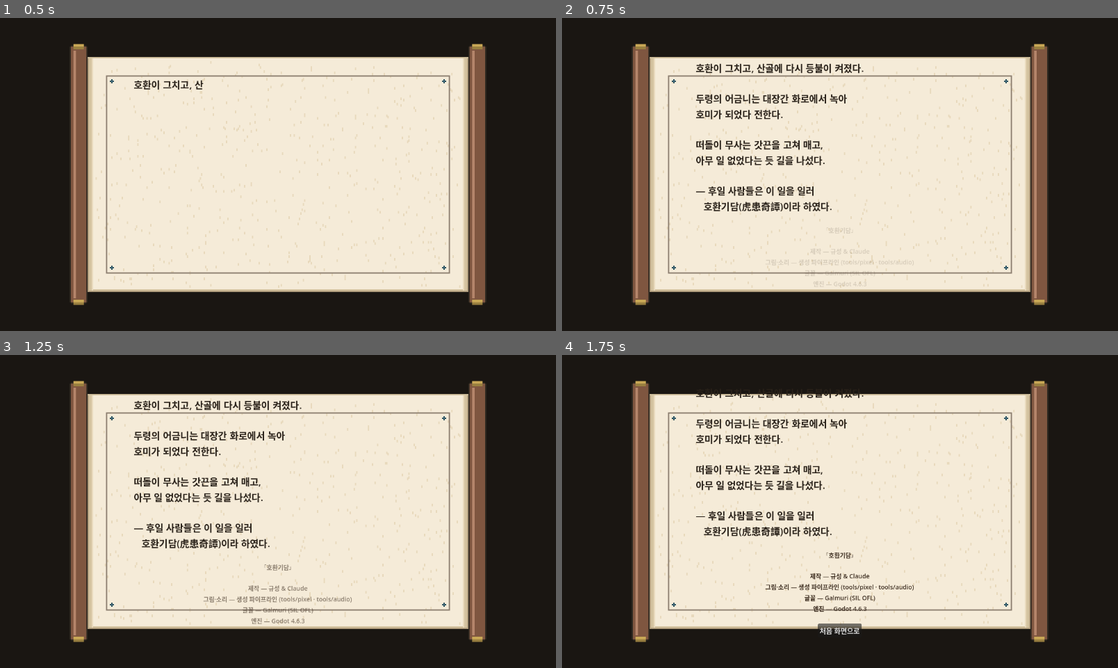
Above: before the commit, frames 1-4 (two rows, left to right).
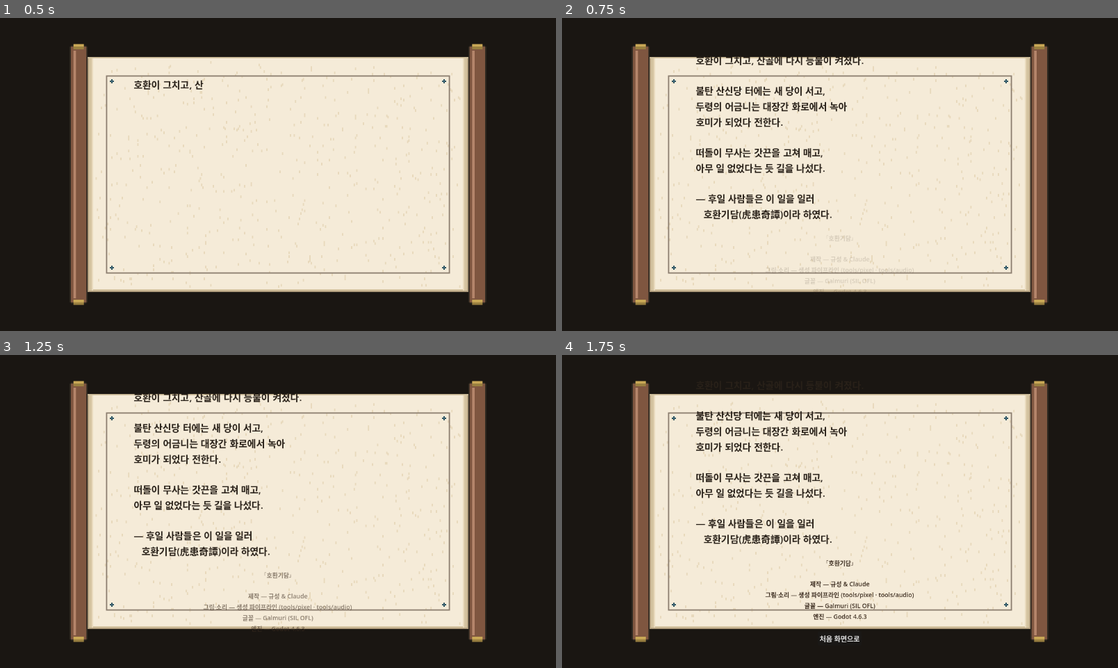
Above: after the commit, the same moments.

Repository: ksjmgrkks/joseon-rpg
Game: Godot game, scene res://scenes/ui/Ending.tscn
Same seed, same stepped clock (60 frames per second), same inputs: the game is played once before the commit and once after it. This scene is started directly instead of the project's main scene.
Inputs (mouse positions are in pixels of both pictures, inside the frame that each line leads up to):
- Up to frame 1 (0.5 s): no input
- Up to frame 2 (0.75 s): tap Enter at 0.5 s; move the mouse to (962, 158) at 0.52 s; hold D (move_right) from 0.53 s (still down); hold X (attack) from 0.53 s (still down); click (962, 158) at 0.67 s
- Up to frame 3 (1.25 s): keep holding D (move_right); keep holding X (attack); tap Space (jump) at 0.77, 1.07 s; tap E (interact) at 0.8 s
- Up to frame 4 (1.75 s): keep holding D (move_right); tap Space (jump) at 1.25, 1.52, 1.55 s; move the mouse to (728, 527) at 1.27 s; release X (attack) at 1.28 s; tap E (interact) at 1.35 s

Frame 1 is identical in both runs. In frame 2, 5.0% of the frame differs, in the area x 24-64%, y 12-88%; in frame 3, 5.7%; in frame 4, 5.6%.

Commit message:
feat(story): 산신당 괴담 축 — 어르신 고백·보스 일갈·상인 복선·엔딩 3분기
3막 괴담 구조의 축: '스무 해 전 마을이 산신당을 헐었고, 두령은 그 업(業)이다'
- 어르신: 어금니 보고 → 고백 2노드(산신당 방화의 진실) → 엔딩 전환 이관,
  tiger_status 에 괴담 기운(사람 같은 눈빛, 사당 터의 울음)
- 보스전: 입장 시 두령의 일갈 2노드 (AutoDialogue 트리거, boss_intro_seen 1회)
  '너의 칼은 짐승을 베려느냐, 한(恨)을 베려느냐'
- 떠돌이 상인: 정체 복선 — 사당 재목을 사 간 장사꾼 / 해결 후 떠남 암시
- 아낙 부적 반환 → 산신당 부적 = 가호(charm_blessing) → 호신부 스킬 해금 연결
- 엔딩 3분기: 사이드 퀘스트 0/일부/전부 완료별 에필로그 문단
- SceneManager.transitions_enabled 테스트 시임 (대화 change_scene 차단)
- 테스트 15종 전체 그린, HUD 스킬 줄 캡처 확인, HANDOFF 갱신

Co-Authored-By: Claude Fable 5 <noreply@anthropic.com>

Diff:
--- /dev/null
+++ b/assets/dialogue/boss_arena_intro.json
@@ -0,0 +1,16 @@
+{
+  "id": "boss_arena_intro",
+  "start": "intro",
+  "nodes": {
+    "intro": {
+      "speaker": "호환 두령",
+      "text": "…스무 해를 기다렸다. 사당이 불타던 밤, 너희 무리는 내 산을 빼앗고 내 이름을 지웠지.",
+      "next": "intro2"
+    },
+    "intro2": {
+      "speaker": "호환 두령",
+      "text": "갓 쓴 칼잡이여. 너의 칼은 짐승을 베려느냐, 한(恨)을 베려느냐. …덤벼라. 어느 쪽이든 오늘 밤 끝을 보자.",
+      "next": null
+    }
+  }
+}
--- a/assets/dialogue/village_elder.json
+++ b/assets/dialogue/village_elder.json
@@ -95,7 +95,7 @@
     },
     "tiger_status": {
       "speaker": "마을 어르신",
-      "text": "두령은 잡으셨는가? 어금니라도 한 짝 가져오면 내 직접 알아보겠네.",
+      "text": "두령이 궁금하신가? 보통 범이 아닐세. 눈빛이 꼭 사람 같다는 이들이 있어… 달 없는 밤이면 사당 터 쪽에서 운다네. 들판 너머 숲, 그 끝 절벽일세.",
       "next": null
     },
     "tooth_show": {
@@ -115,13 +115,9 @@
           "type": "set_flag",
           "key": "tiger_lord_resolved",
           "value": true
-        },
-        {
-          "type": "change_scene",
-          "scene": "res://scenes/ui/Ending.tscn"
         }
       ],
-      "next": null
+      "next": "confession"
     },
     "scroll_show": {
       "speaker": "마을 어르신",
@@ -142,6 +138,22 @@
         }
       ],
       "next": null
+    },
+    "confession": {
+      "speaker": "마을 어르신",
+      "text": "…이보게, 길손. 떠나기 전에 들어야 할 이야기가 있네. 스무 해 전 흉년이 들었을 때, 마을은 산신당을 헐어 그 재목으로 곳간을 지었네. 당을 지키던 늙은 범이 그날 밤 불 속에서 울었지.",
+      "next": "confession2"
+    },
+    "confession2": {
+      "speaker": "마을 어르신",
+      "text": "두령은 산짐승이 아니라 우리가 만든 업(業)이었네. 자네 칼이 끊은 건 범이 아니라 스무 해 묵은 한일세. …고맙네. 이 이야기는 자네 가슴에만 묻어 주게.",
+      "actions": [
+        {
+          "type": "change_scene",
+          "scene": "res://scenes/ui/Ending.tscn"
+        }
+      ],
+      "next": null
     }
   }
 }
--- a/assets/dialogue/village_wanderer.json
+++ b/assets/dialogue/village_wanderer.json
@@ -6,19 +6,46 @@
       "speaker": "떠돌이 상인",
       "text": "달 뜨면 나타나는 게 우리 같은 사람들 일이지요. 야시장 구경 한번 하시겠소?",
       "choices": [
-        { "text": "보여 주시오.", "next": "open" },
-        { "text": "다음에 들르겠소.", "next": "later" }
+        {
+          "text": "보여 주시오.",
+          "next": "open"
+        },
+        {
+          "text": "호환에 대해 아는 게 있소?",
+          "next": "wanderer_lore",
+          "unless_flag": "tiger_lord_resolved"
+        },
+        {
+          "text": "이제 어디로 가시오?",
+          "next": "wanderer_leave",
+          "if_flag": "tiger_lord_resolved"
+        },
+        {
+          "text": "다음에 들르겠소.",
+          "next": "later"
+        }
       ]
     },
     "open": {
       "speaker": "떠돌이 상인",
       "text": "그럼 자, 우리 물건들이오.",
       "actions": [
-        { "type": "open_shop", "title": "야시장",
+        {
+          "type": "open_shop",
+          "title": "야시장",
           "items": [
-            { "id": "potion_major", "price": 65 },
-            { "id": "armor_robe", "price": 90 },
-            { "id": "rice_bun", "price": 4 }
+            {
+              "id": "potion_major",
+              "price": 65
+            },
+            {
+              "id": "armor_robe",
+              "price": 90
+            },
+            {
+              "id": "rice_bun",
+              "price": 4
+            }
           ]
         }
       ],
@@ -28,6 +55,16 @@
       "speaker": "떠돌이 상인",
       "text": "허허, 달이 떠 있을 적에만 보입니다요. 잘 다녀가시오.",
       "next": null
+    },
+    "wanderer_lore": {
+      "speaker": "떠돌이 상인",
+      "text": "산 것의 엽전도 죽은 것의 엽전도 제겐 같은 돈입지요. …스무 해 전에도 이 마을서 한몫 잡았습죠. 사당 태운 재목을 사 갔거든요. 헤헤, 그 나무로 짠 궤짝은 아직도 밤마다 삐걱댑니다.",
+      "next": null
+    },
+    "wanderer_leave": {
+      "speaker": "떠돌이 상인",
+      "text": "한이 걷힌 마을엔 밤장사가 안 됩니다. …손님도 아시지 않습니까. 밤길을 걷는 건 산 사람만이 아니라는 걸.",
+      "next": null
     }
   }
 }
--- a/assets/dialogue/village_woman.json
+++ b/assets/dialogue/village_woman.json
@@ -6,32 +6,63 @@
       "speaker": "마을 아낙",
       "text": "어머나, 외지 분이시구만요. 혹시… 부탁 하나만 들어주실 수 있을까요?",
       "choices": [
-        { "text": "말씀하시오.", "next": "ask_charm",
-          "unless_flag": "asked_charm" },
-        { "text": "(부적을 건넨다.) 이걸 찾았소.", "next": "give_back",
-          "if_quest_stage": "side_lost_charm:found" },
-        { "text": "약초도 좀 모아 드릴까?", "next": "ask_herbs",
-          "if_flag": "asked_charm", "unless_flag": "asked_herbs" },
-        { "text": "(들풀 약초 5포기를 내민다.)", "next": "herb_turnin",
+        {
+          "text": "말씀하시오.",
+          "next": "ask_charm",
+          "unless_flag": "asked_charm"
+        },
+        {
+          "text": "(부적을 건넨다.) 이걸 찾았소.",
+          "next": "give_back",
+          "if_quest_stage": "side_lost_charm:found"
+        },
+        {
+          "text": "약초도 좀 모아 드릴까?",
+          "next": "ask_herbs",
+          "if_flag": "asked_charm",
+          "unless_flag": "asked_herbs"
+        },
+        {
+          "text": "(들풀 약초 5포기를 내민다.)",
+          "next": "herb_turnin",
           "if_quest_active": "side_collect_herbs",
-          "if_inventory_at_least": "herb_field:5" },
-        { "text": "다음에 다시 오겠소.", "next": "later" }
+          "if_inventory_at_least": "herb_field:5"
+        },
+        {
+          "text": "다음에 다시 오겠소.",
+          "next": "later"
+        }
       ]
     },
     "ask_charm": {
       "speaker": "마을 아낙",
       "text": "숲 어귀에서 부적을 떨어뜨렸어요. 호랑이 그림이 그려진 작은 부적인데… 찾아 주시면 작은 답례라도 드릴게요.",
       "actions": [
-        { "type": "start_quest", "quest": "side_lost_charm" },
-        { "type": "set_flag", "key": "asked_charm", "value": true }
+        {
+          "type": "start_quest",
+          "quest": "side_lost_charm"
+        },
+        {
+          "type": "set_flag",
+          "key": "asked_charm",
+          "value": true
+        }
       ],
       "next": null
     },
     "give_back": {
       "speaker": "마을 아낙",
-      "text": "어머! 정말 찾으셨군요! 고마워요, 정말. 자, 쾌혈환 두 환이에요. 여행길에 쓰세요.",
+      "text": "어머! 정말 찾으셨군요! …이 부적, 본래 산신당에 걸려 있던 것이래요. 손님께 드릴게요. 지니고 계시면 한 번은 큰 화를 면하신답니다. (호신부 스킬 해금)",
       "actions": [
-        { "type": "complete_quest", "quest": "side_lost_charm" }
+        {
+          "type": "complete_quest",
+          "quest": "side_lost_charm"
+        },
+        {
+          "type": "set_flag",
+          "key": "charm_blessing",
+          "value": true
+        }
       ],
       "next": null
     },
@@ -39,8 +70,15 @@
       "speaker": "마을 아낙",
       "text": "사실… 시댁이 약방을 하는데, 요즘 들풀 약초가 동났어요. 5포기만 모아 주시면 좋은 환 하나랑 엽전을 드릴게요.",
       "actions": [
-        { "type": "start_quest", "quest": "side_collect_herbs" },
-        { "type": "set_flag", "key": "asked_herbs", "value": true }
+        {
+          "type": "start_quest",
+          "quest": "side_collect_herbs"
+        },
+        {
+          "type": "set_flag",
+          "key": "asked_herbs",
+          "value": true
+        }
       ],
       "next": null
     },
@@ -48,8 +86,15 @@
       "speaker": "마을 아낙",
       "text": "어머나, 정말 다 모아 주셨네요! 자, 약속한 대보회 한 환이랑 엽전입니다.",
       "actions": [
-        { "type": "take_item", "item": "herb_field", "count": 5 },
-        { "type": "complete_quest", "quest": "side_collect_herbs" }
+        {
+          "type": "take_item",
+          "item": "herb_field",
+          "count": 5
+        },
+        {
+          "type": "complete_quest",
+          "quest": "side_collect_herbs"
+        }
       ],
       "next": null
     },
--- a/scenes/levels/BossArena.tscn
+++ b/scenes/levels/BossArena.tscn
@@ -10,6 +10,7 @@
 [ext_resource type="Script" path="res://scripts/scene/level_exit.gd" id="5_exit"]
 [ext_resource type="Script" path="res://scripts/scene/level_entry.gd" id="6_entry"]
 [ext_resource type="Script" path="res://scripts/quests/quest_trigger.gd" id="7_trigger"]
+[ext_resource type="Script" path="res://scripts/world/auto_dialogue.gd" id="8_autodlg"]
 [ext_resource type="PackedScene" path="res://scenes/world/Backdrop.tscn" id="bd"]
 [ext_resource type="Script" path="res://scripts/world/tiled_sprite.gd" id="tile"]
 [ext_resource type="Texture2D" path="res://assets/tilesets/pine.png" id="pine"]
@@ -95,6 +96,17 @@
 [node name="TriggerShape" type="CollisionShape2D" parent="BossArenaTrigger"]
 shape = SubResource("RectangleShape2D_trigger")
 
+; 두령의 일갈 — 아레나 깊숙이 들어서면 한 번만
+[node name="BossIntroDialogue" type="Area2D" parent="."]
+collision_mask = 1
+position = Vector2(560, 620)
+script = ExtResource("8_autodlg")
+dialogue_path = "res://assets/dialogue/boss_arena_intro.json"
+once_flag = "boss_intro_seen"
+
+[node name="IntroShape" type="CollisionShape2D" parent="BossIntroDialogue"]
+shape = SubResource("RectangleShape2D_trigger")
+
 ; 좌측: 숲으로 돌아가기
 [node name="ExitToForest" type="Area2D" parent="."]
 collision_mask = 1
--- a/scripts/scene/scene_manager.gd
+++ b/scripts/scene/scene_manager.gd
@@ -26,6 +26,9 @@
 }
 
 @export var autosave_on_scene_change: bool = true
+
+# 헤드리스 테스트가 대화 change_scene 액션 등으로 씬이 갈리는 것을 막을 때 끔.
+var transitions_enabled: bool = true
 
 var _fade_layer: CanvasLayer
 var _fade_rect: ColorRect
@@ -59,7 +62,7 @@
 
 
 func _do_change(path: String, entry: StringName, fade_seconds: float) -> bool:
-    if path.is_empty():
+    if path.is_empty() or not transitions_enabled:
         return false
     _pending_entry = entry
     # 떠나기 전 마지막 씬이 게임플레이라면 슬롯 0 (autosave) 에 저장.
--- a/scripts/ui/ending.gd
+++ b/scripts/ui/ending.gd
@@ -5,10 +5,28 @@
 ## 입력(클릭/공격/점프)으로 타자기 스킵 가능.
 ##
 
-const EPILOGUE := """호환이 그치고, 산골에 다시 등불이 켜졌다.
+const EPILOGUE_BASE := """호환이 그치고, 산골에 다시 등불이 켜졌다.
 
+불탄 산신당 터에는 새 당이 서고,
 두령의 어금니는 대장간 화로에서 녹아
-호미가 되었다 전한다.
+호미가 되었다 전한다."""
+
+# 사이드 퀘스트 전부 완료 시 — 은혜의 문단
+const EPILOGUE_ALL_SIDES := """
+
+무사가 마을에 남긴 것은 칼자국만이 아니었다.
+임자 찾은 부적과 서찰, 약방의 약초 광주리,
+다시 불 댕긴 대장간의 풀무 소리 —
+작은 은혜들이 산골의 봄을 앞당겼다."""
+
+# 일부만 도왔을 때 — 여운의 문단
+const EPILOGUE_SOME_SIDES := """
+
+마을 사람들은 두고두고 아쉬워했다.
+그 길손에게 미처 다 갚지 못한
+신세가 남았노라고."""
+
+const EPILOGUE_TAIL := """
 
 떠돌이 무사는 갓끈을 고쳐 매고,
 아무 일 없었다는 듯 길을 나섰다.
@@ -16,7 +34,11 @@
 — 후일 사람들은 이 일을 일러
    호환기담(虎患奇譚)이라 하였다."""
 
+const SIDE_QUESTS := ["side_lost_charm", "side_meet_blacksmith", "side_collect_herbs", "side_lost_scroll"]
+
 const CHAR_INTERVAL := 0.045
+
+var _epilogue: String = ""
 
 @onready var story: Label = $Scroll/Margin/VBox/Story
 @onready var credits: Label = $Scroll/Margin/VBox/Credits
@@ -31,6 +53,17 @@
 func _ready() -> void:
     process_mode = Node.PROCESS_MODE_ALWAYS
     get_tree().paused = false
+    # 사이드 퀘스트 완료 수에 따라 에필로그 분기
+    var done := 0
+    for q in SIDE_QUESTS:
+        if QuestManager.is_completed(q):
+            done += 1
+    _epilogue = EPILOGUE_BASE
+    if done >= SIDE_QUESTS.size():
+        _epilogue += EPILOGUE_ALL_SIDES
+    elif done >= 1:
+        _epilogue += EPILOGUE_SOME_SIDES
+    _epilogue += EPILOGUE_TAIL
     # 두루마리 아트가 있으면 패널 뒤에 깐다 (없으면 어두운 한지 배경만)
     if ResourceLoader.exists("res://assets/ui/ending_scroll.png"):
         scroll_art.texture = load("res://assets/ui/ending_scroll.png")
@@ -46,14 +79,14 @@
 func _process(delta: float) -> void:
     if _done:
         return
-    if _shown >= EPILOGUE.length():
+    if _shown >= _epilogue.length():
         _finish()
         return
     _timer -= delta
     if _timer <= 0.0:
         _timer = CHAR_INTERVAL
         _shown += 1
-        story.text = EPILOGUE.substr(0, _shown)
+        story.text = _epilogue.substr(0, _shown)
 
 
 func _unhandled_input(event: InputEvent) -> void:
@@ -61,8 +94,8 @@
         return
     var pressed: bool = (event is InputEventMouseButton) and event.is_pressed()
     if event.is_action_pressed("attack") or event.is_action_pressed("jump") or event.is_action_pressed("interact") or pressed:
-        _shown = EPILOGUE.length()
-        story.text = EPILOGUE
+        _shown = _epilogue.length()
+        story.text = _epilogue
         _finish()
 
 
--- /dev/null
+++ b/scripts/world/auto_dialogue.gd
@@ -0,0 +1,26 @@
+extends Area2D
+class_name AutoDialogue
+##
+## 플레이어가 밟으면 자동으로 대화를 시작하는 트리거 — 보스 일갈, 연출 대사용.
+## once_flag 가 채워져 있으면 그 플래그가 없을 때 한 번만 발동하고 플래그를 세운다.
+##
+
+@export_file("*.json") var dialogue_path: String = ""
+@export var once_flag: String = ""
+
+
+func _ready() -> void:
+    monitoring = true
+    body_entered.connect(_on_body_entered)
+
+
+func _on_body_entered(body: Node) -> void:
+    if not body.is_in_group("player"):
+        return
+    if dialogue_path.is_empty() or Dialogue.is_active():
+        return
+    if once_flag != "" and Flags.has_flag(once_flag):
+        return
+    if once_flag != "":
+        Flags.set_flag(once_flag, true)
+    Dialogue.start(dialogue_path)
--- a/tests/test_questline.gd
+++ b/tests/test_questline.gd
@@ -14,6 +14,8 @@
 
 func _ready() -> void:
     print("=== test_questline ===")
+    # 어금니 보고 → 엔딩 change_scene 액션이 테스트 씬을 갈아치우지 않게 차단
+    SceneManager.transitions_enabled = false
     var results: Array[Dictionary] = []
     _reset()
     results.append(_check_main_quest_stages())
Not shown, added: assets/audio/bgm/title.wav.import
Not shown: 1 places in scenes/levels/BossArena.tscn that only renumber resources
Not shown, added: scripts/world/auto_dialogue.gd.uid
Not shown, changed: HANDOFF.md
